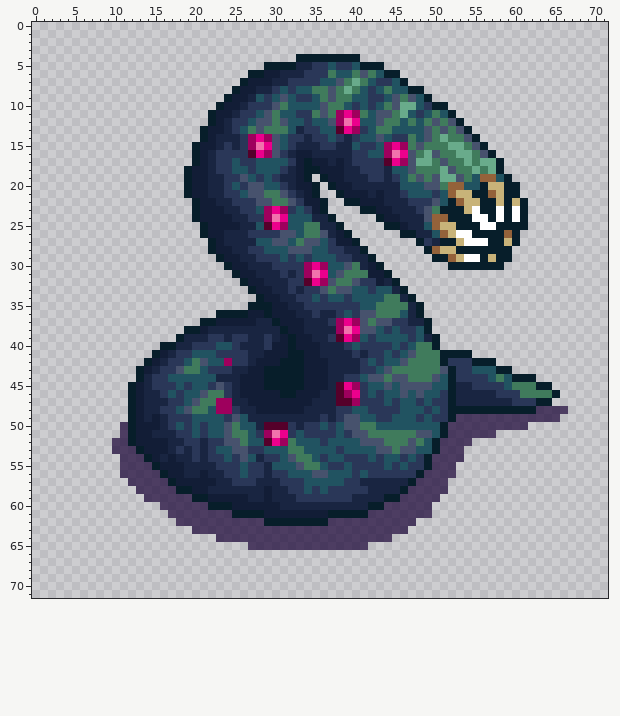
Sprite sheet, stored at images/units/mandate/worm2.png. That is the earlier state.
The file is 72x72 pixels.
The same view after the edit:
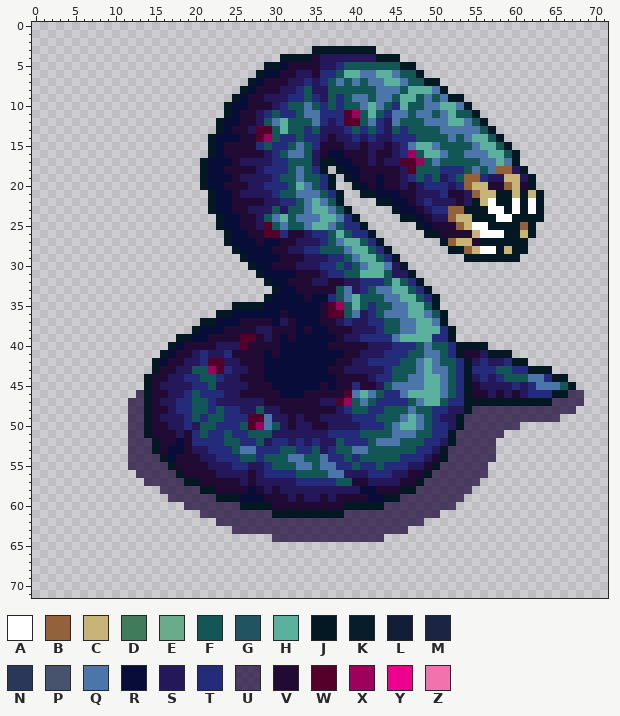
Palette (. is transparent): A #ffffff  B #94623a  C #c8b379  D #407b5c  E #69ab8b  F #125756  G #215361  H #5bb19e  J #041823  K #071e2a  L #121d36  M #192541  N #2a3758  P #47526d  Q #4c75a9  R #080c39  S #24185a  T #252b7b  U #160034b3  V #210a33  W #55002a  X #9e005d  Y #ec008c  Z #f172ac
Diff:
Changed rows in their new state; - is an unchanged pixel.
first column x 10:
 3 -------------------------JJJJJJJJ--------------------------
 4 ---------------------JJJJVSSSSSSSJJJ-----------------------
 5 -------------------JJRVVVVSSTFFFFFFFJJ---------------------
 6 -----------------.JRRVVSSVTTFHHQQHHQFFJ--------------------
 7 ----------------.JRVVVSSTSTFQFQFQQHHQFFJJ------------------
 8 ---------------.JRVVVSSTFSSFFFFFFQQQFHHHQJ-----------------
 9 --------------.JRVVSSSTTFTSFTFQQFQQFHHFQFQJJ---------------
10 -------------.JRRVVVSTFFQFTFTFFQHQFTHFFQQHHQJ--------------
11 ------------..JRVVSTFTTFQQTTTW-FHFTQQFQQFQHFFJ-------------
12 ------------.JRRVVSFQHFFFQTSTWWFQTSQFFFQQQHHQFJ------------
13 -----------..JRVVSWWFHFFTFSSSTFTFTSFTFFFFQQQQQFJ-----------
14 -----------.JRRRVVW-FTTFTTSVSSTSTSSTTTFFFFQFQHHFJ----------
15 ----------..JRVVVVTFTTFQFTVVVSSVSSVSTQHHQFFFFQHHFJ---------
16 ----------..JRVVVVVSTFQQFSVRRVVVSVVSTXFHHQFFQQQHHFJ--------
17 ----------.JRRRVSSSSTTFFFSJJRRVVSVSSWWXFQFFFFFQQHQJ--------
18 ---------..JRRVVVVSTTTFQFTJ.JRRVVVVVSWFFFTTTFQFQBBSJ-------
19 ---------..JRRRVSSSSTFFQFFTJ.JRVVRVVSTFTFSTFBBTSSCCSJ------
20 ---------..JRRVVVSSTTTFHQFTJ..JRVRVVSVSTTTSTBCCVVBCVJ------
21 ---------...JRRVSSSSTFFQQQFTJ..JJRRRVVSSSTVVSBCCJJCJCJ-----
22 ----------..JRRVVVVSSTTFQHQFJ....JJRRVSTSSSVSJCAJJAJAJ-----
23 ----------..JRRVVSSSFSFFQHHQFJ-....JRRVSTTBBJJJA-J-JAJ-----
24 ----------...JRRVVSFQHFQQQHHQTJ--...JJRVSSBCCJJJ-AJJJJ-----
25 -----------..JRRVVS-FQFFQHHQFTTJ--....JRVVVBCA-JJJJBJ------
26 -----------...JRRVVWWTVVSTTFHFTTJ---...JJVVVVCAAAJJCJ------
27 ------------..JRRRVRRVVSSSTFQHHFTJ----...JB-CVJJJJJJ-------
28 ------------...JRRRRVVSSTTFFFQHHFTJ----...JJBCAAJCJJ-------
29 -------------...JRRRRVVVSSSTTFQHHFTJ----....JJJJJJJ--------
30 --------------...JRRVVVSSSTTFTFQHHQSJ-----.......----------
31 ---------------...JRRRRVVVSTTFFHHHFSSJ---------------------
32 ----------------...JRRVVVSSVVSSTTTFHFTJ--------------------
33 -----------------...JRRVVVVVFQSTFQQHHFTJ-------------------
34 ------------------.JRRRRVRRTFQHFFFQQHHFTJ------------------
35 ---------------JJJJRRRRRRRVWXFHFTFFQQHHFJ------------------
36 -------------JJRRRRRRVRRRRVWWFQSTFQQQHHQFJ-----------------
37 -----------JJRRRVVVVRSVRRRVVSTSSTTFFQQHHQJ-----------------
38 ---------.JRRRVVVVSSVVVRVRRVVVSSSTFFQQHHHTJ----------------
39 --------JJRRVVVVWWVSVRVRRRRRVSSTTTTQHHHHTTJ----------------
40 ------.JRVVVVSSSWVVVVRRRRRRVVVVVSSSTTTFQFFTJJJJ------------
41 -----.JRVVSTSSTVVVVRVRRRRRRRRVVSSSTTTFFQQFTJVVSJJJ---------
42 ----.JRVVSSTWWSSVVVRRRRRRRRRVVSSTTTTFFQHQFFTJSTSSTJJ-------
43 ---..JVVSSFFXWTSSVVRRRRRRRRVVSSSSSTFFFQHQQFTJTTTFFTTJJJ----
44 ---.JVVSSTTFFTSSVVVRRRRRRRRRVVVVSTTFFQQHHQFTJSTSTFFFQQTJJ--
45 --..JVSSSSTTFSSSSVVVRRRRRRVRVVTVVSFQQQQHHQFTJVSSSSTSTQQQFJ-
46 --.UJVVSSTFTTTSSVVVVVRRRVVVVVWQHQFTTQHHHHQFTJVVSVSVSTTTJJUU
47 --UUJVSSTTFFTSSSSSSVVVVVVVSS-XFQFTTTTFQHHFTTJJJJJJJJJJJUUUU
48 --UUJVVSTTFFTFTTSSFSSVVVVVVVSTFFTTFFFQFFTTSSJUUUUUUUU----U-
49 --UUJVSSSTFTFFTTTWWQSSVSVVSSSSTTTFFFQHQFTSSJ---------------
50 -.UUJVVSSTSFFTTTFWXQFSVSSVVSSSSTTTFQHHQFTTSJ-------.-------
51 -.UUJVVVSVTFTTFTTFFFSSSSSSSTTTTFFFFQQQFFTTJ-----U----------
52 ..UUUJVVRVTTTTFFTTFSTTSTSTSSFTTTFQQQFFFTTSJ--UUU-----------
53 ..-UUJVRRVSSTTTFQQTTTFFTTFSTFFQQFFFFFFTTSJ--UUUU-----------
54 -.--UUJRVVVSSTTTFFTFFFQQFFQTTFTFFFFFTTTSVJ--UUUU-----------
55 -.---UUJVVVVSSSTTSSTFFFQQFQQTTFTTFTTTSSVJ--UUUU------------
56 -..---UUJVVVVSSSSVSTTTTFFFFQQSSSTTTSSVVJ---UUUU------------
57 --..---UUJJVVVVVSVSSSSSTTTTTFFVVSSSSVVJ---UUUU-------------
58 ---...--UUUJJVVVVRVSVSSSSSSSSSSRRVVVJJ----UUU--------------
59 ----...---UUUJJJRRRVVVSVSSVSVVVVRRJJ-----UUU---------------
60 ------...---UUUUJJJJVVVVVVVVVJJJJJ------UUU----------------
61 -------....----UUUUUJJJJJJJJJUUU--------U------------------
62 --------.....------UUUUUUUU-----------U--------------------
63 ----------.....--------------------------------------------
64 -------------.......--------------.------------------------
65 -----------------...............---------------------------
